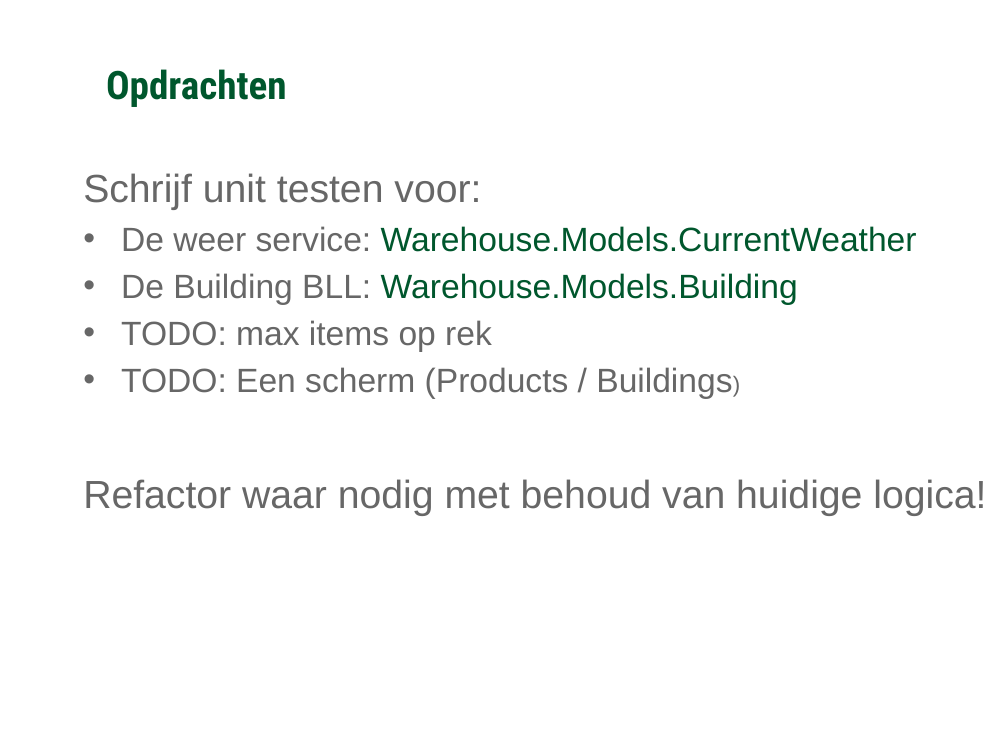
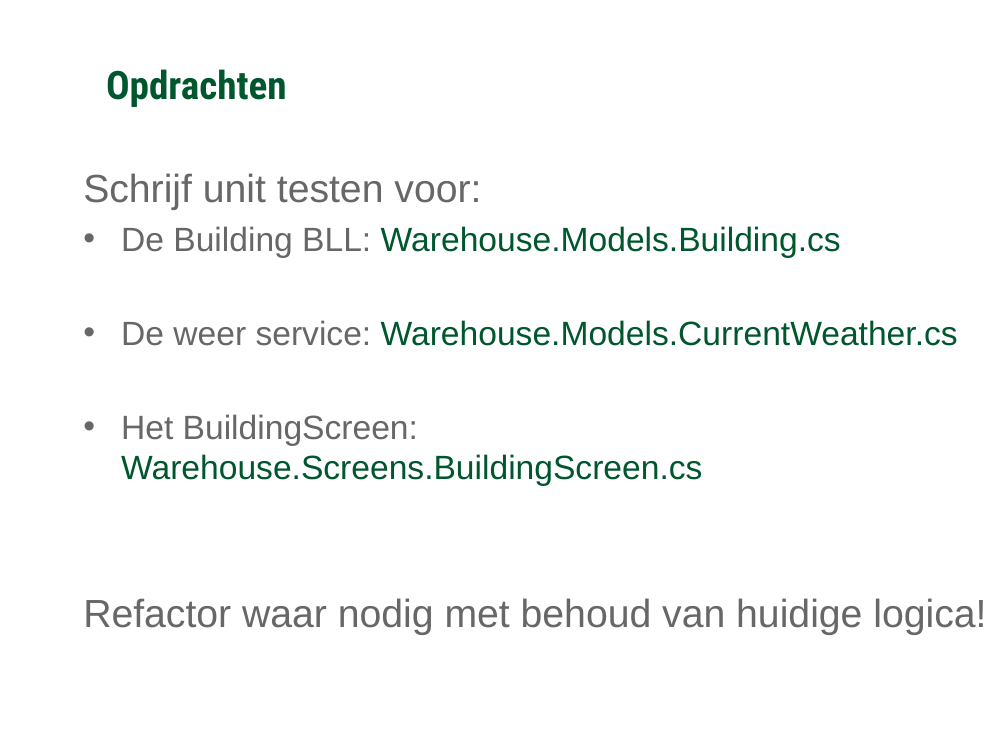
Before and after one commit to Ozindar/GCUnitTestDojo, a slide deck: slide 6 of warehouse/Coding Kata - Warehouse - startin with Unit Testing.pptx. Drawn at 1008x756 pixels with LibreOffice and Linux fonts; fonts in the diff are those of the drawing; background and template pictures are left out. Boxes give left, top, right and bottom in pixels: in the first picture for what was removed or moved away, otherwise in the second. Text is boxed around its words. In the diff, an @@ line names an element or a change of style, - is before the commit and + after.

```diff
--- a/warehouse/Coding Kata - Warehouse - startin with Unit Testing.pptx
+++ b/warehouse/Coding Kata - Warehouse - startin with Unit Testing.pptx
@@ text at (x1=121, y1=226, x2=958, y2=486): text changed; text colour #676767 to #00572D @@
-• De weer service: Warehouse.Models.CurrentWeather
-• De Building BLL: Warehouse.Models.Building
-• TODO: max items op rek
-• TODO: Een scherm (Products / Buildings)
+• De Building BLL: Warehouse.Models.Building.cs
+• De weer service: Warehouse.Models.CurrentWeather.cs
+• Het BuildingScreen: Warehouse.Screens.BuildingScreen.cs
```
Also in this commit, not shown: 1 other slide changed, 2 other files.
